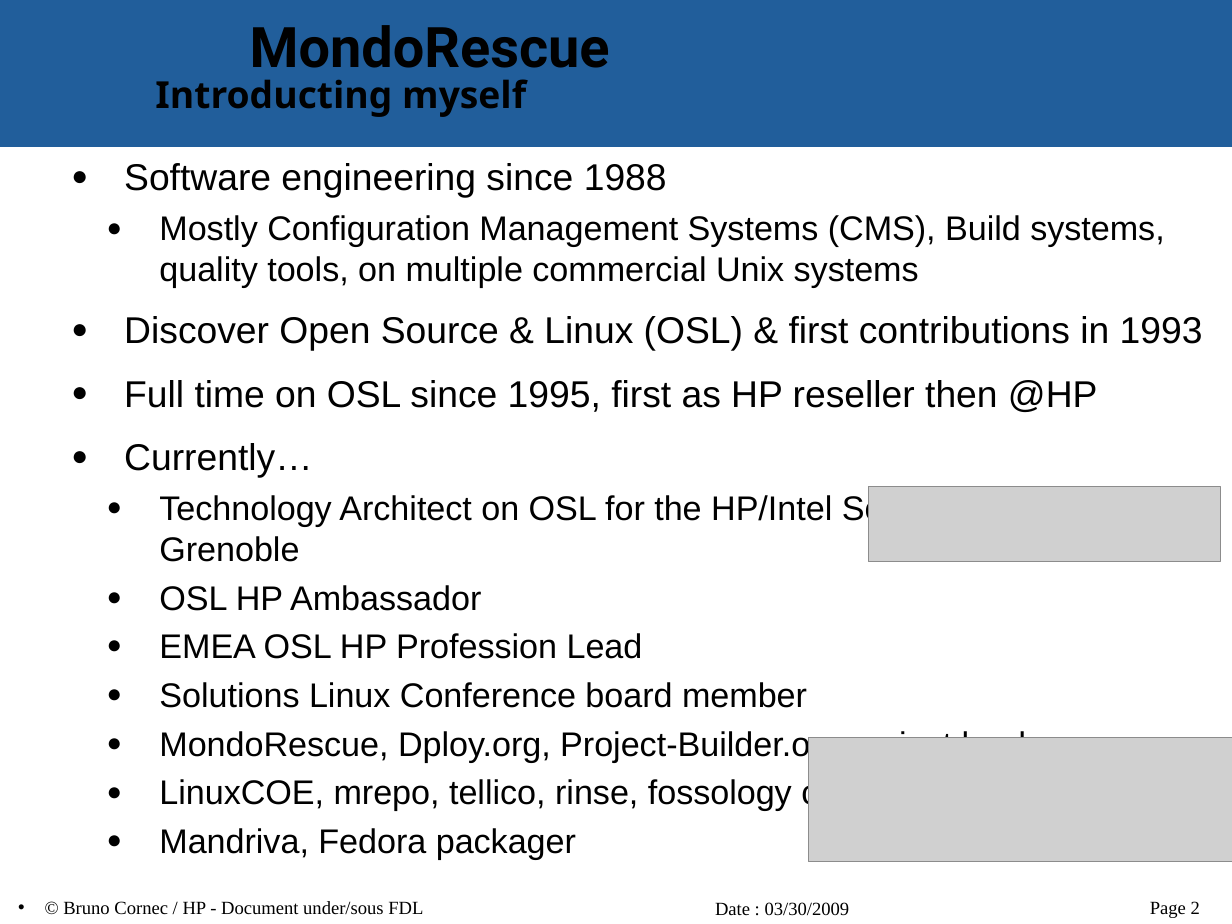
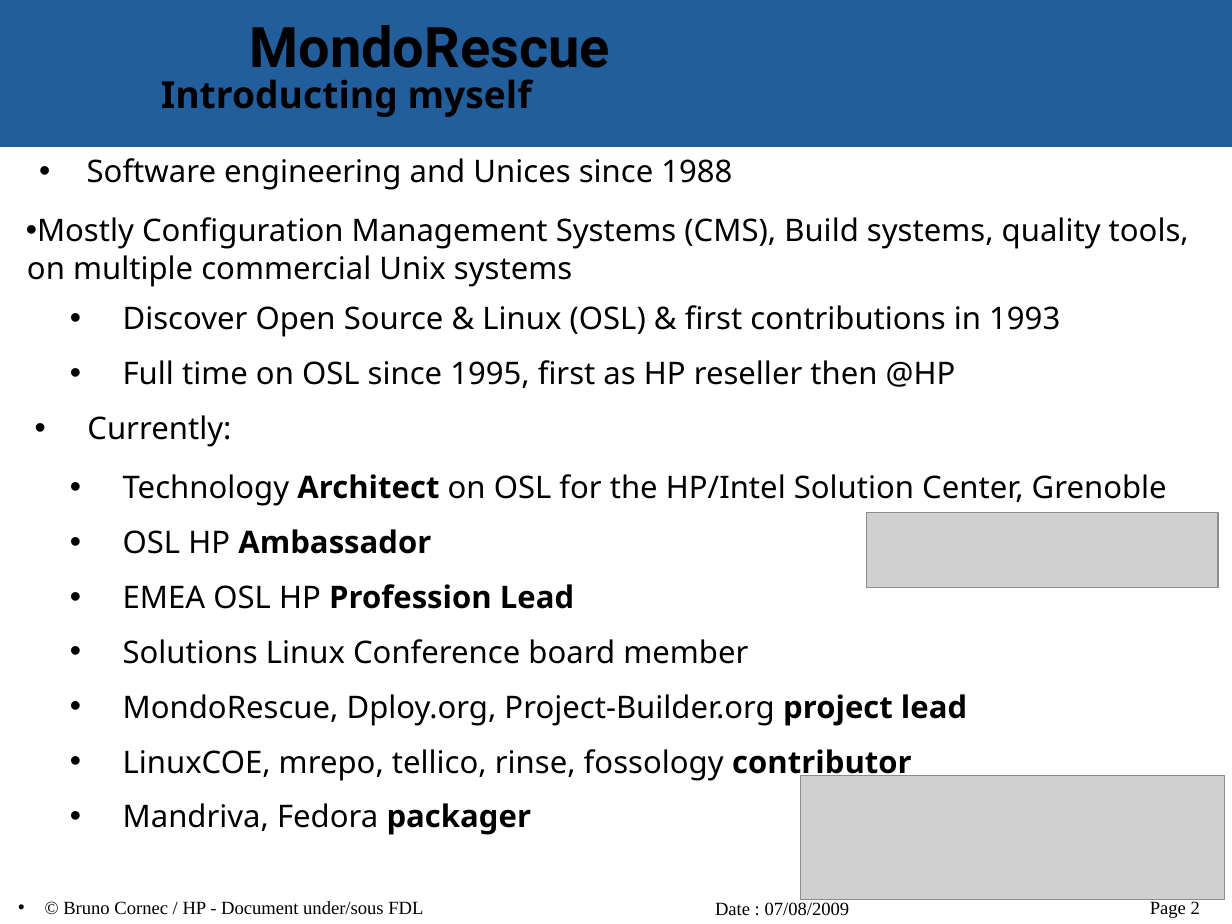
Before and after one commit to vir/mondo-rescue, a slide deck: slide 2 of mondo-doc/mondo-presentation.odp. Drawn at 1232x924 pixels with LibreOffice and Linux fonts; fonts in the diff are those of the drawing; grey boxes stand for pictures; background and template pictures are left out. Boxes give left, top, right and bottom in pixels: in the first picture for what was removed or moved away, otherwise in the second. Text is boxed around its words. In the diff, an @@ line names an element or a change of style, - is before the commit and + after.

```diff
--- a/mondo-doc/mondo-presentation.odp
+++ b/mondo-doc/mondo-presentation.odp
@@ title "Introducting myself" at (161,79,532,117): alignment centre to left @@
@@ text "Software engineering and Unices since ...": place and size @@
-text "Software engineering and Unices since ..." at (124,163,1203,860)
+text "Software engineering and Unices since ..." at (27,158,1189,835)
@@ text at (87,158,732,190): text changed; size 24 to 20 pt; font Arial to Noto Sans @@
-● Software engineering since 1988
+• Software engineering and Unices since 1988
@@ text at (27,217,1189,835): size 22 to 20 pt in "Mostly Configuration Management Systems (CMS), Build systems ...", "Technology Architect on OSL for the HP/Intel ...", "OSL HP Ambassador", "EMEA OSL HP Profession Lead" and 4 more places; font Arial to Noto Sans; size 24 to 20 pt in "Discover Open Source & Linux (OSL) & ...", "Full time on OSL since 1995, first ..."; bold on in "Architect", "Ambassador", "Profession Lead", "project lead" and 2 more places; bullet ● to •; list level 2 to 3 in "Mostly Configuration Management Systems (CMS), ..."; list level 1 to 2 in "Discover Open Source & Linux ..."; list level 1 to 2 in "Full time on OSL since ..."; more space between paragraphs @@
@@ text at (87,415,231,447): text changed; size 24 to 20 pt; font Arial to Noto Sans @@
-● Currently…
+• Currently:
@@ picture: place and size @@
-picture at (869,487,1221,562)
+picture at (866,513,1219,588)
@@ picture: place and size @@
-picture at (808,738,1232,862)
+picture at (800,776,1224,900)
@@ text at (715,902,850,916): text changed @@
-Date : 03/30/2009
+Date : 07/08/2009
```
Also in this commit, not shown: 19 other slides changed, 1 slide added.
